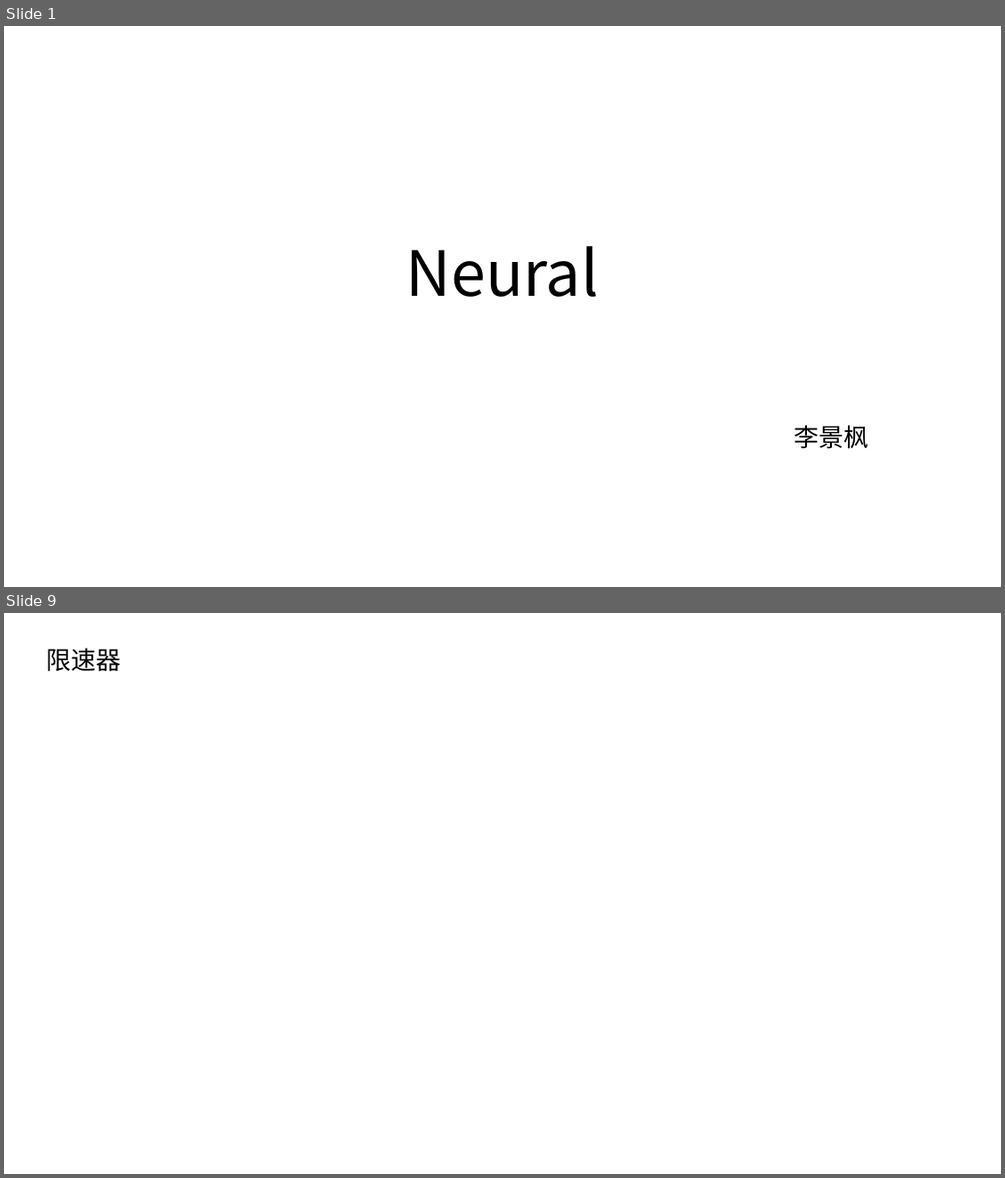
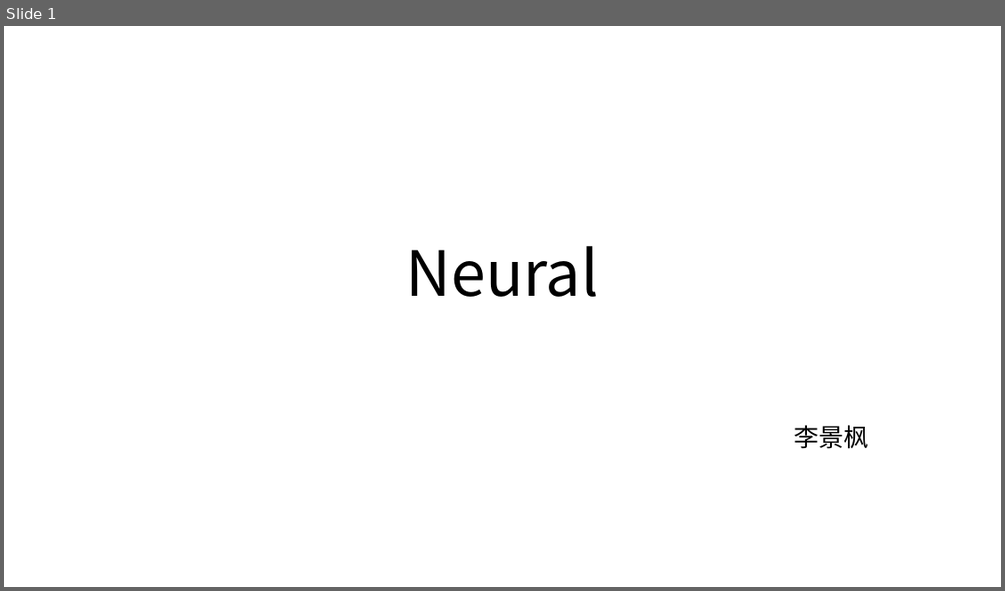
Before and after one commit to Joypigg/neural, a slide deck: docs/Neural.pptx. Shown one above the other, each under a label of ours: slides 1 and 9 before the commit, slide 1 after it; the slides between them are not shown. The pictures are 1005x1178 and 1005x591 pixels, drawn with LibreOffice and Linux fonts; fonts in the diff are those of the drawing. Boxes give left, top, right and bottom in pixels: in the first picture for what was removed or moved away, otherwise in the second. Text is boxed around its words. In the diff, an @@ line names an element or a change of style, - is before the commit and + after.

```diff
--- a/docs/Neural.pptx
+++ b/docs/Neural.pptx
@@ slide 9 removed at box(4, 613, 1001, 1174), background #FFFFFF @@
@@ title removed at box(47, 648, 121, 672) @@
-限速器
```
Also in this commit, not shown: 2 slides changed, 5 slides added, 10 other slides removed, 2 other files.
